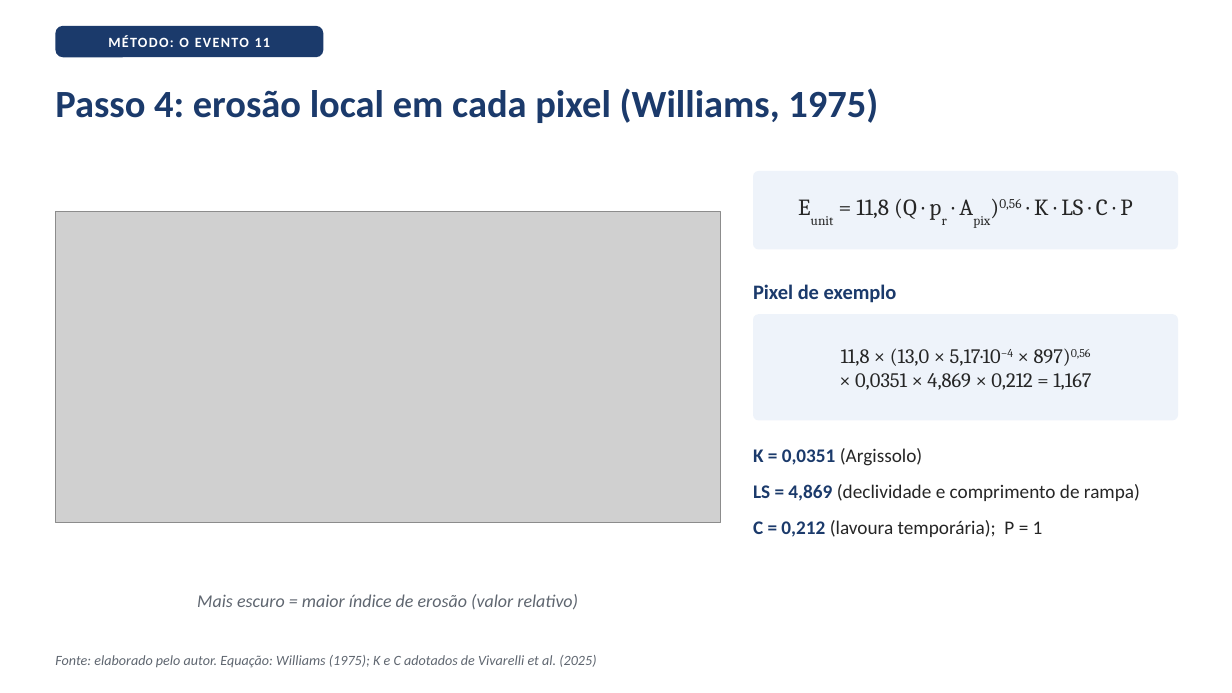
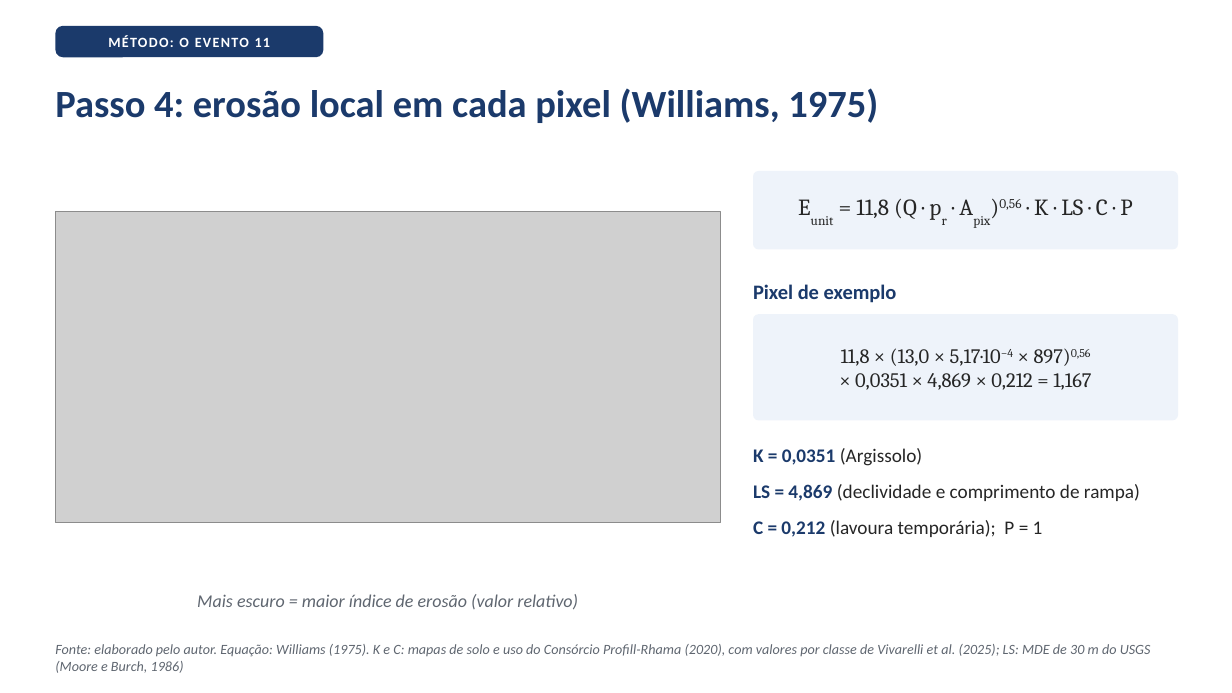
Before and after one commit to mateusvivarelli/TCC, a slide deck: slide 7 of TCC_Texto/slides/slides_11a28_defesa.pptx. Drawn at 1232x693 pixels with LibreOffice and Linux fonts; fonts in the diff are those of the drawing; grey boxes stand for pictures. Boxes give left, top, right and bottom in pixels: in the first picture for what was removed or moved away, otherwise in the second. Text is boxed around its words. In the diff, an @@ line names an element or a change of style, - is before the commit and + after.

```diff
--- a/TCC_Texto/slides/slides_11a28_defesa.pptx
+++ b/TCC_Texto/slides/slides_11a28_defesa.pptx
@@ text at (x1=55, y1=644, x2=1151, y2=673): text changed @@
-Fonte: elaborado pelo autor. Equação: Williams (1975); K e C adotados de Vivarelli et al. (2025)
+Fonte: elaborado pelo autor. Equação: Williams (1975). K e C: mapas de solo e uso do Consórcio Profill-Rhama (2020), com valores por classe de Vivarelli et al. (2025); LS: MDE de 30 m do USGS (Moore e Burch, 1986)
```
Also in this commit, not shown: 15 other slides changed, 2 other files.
